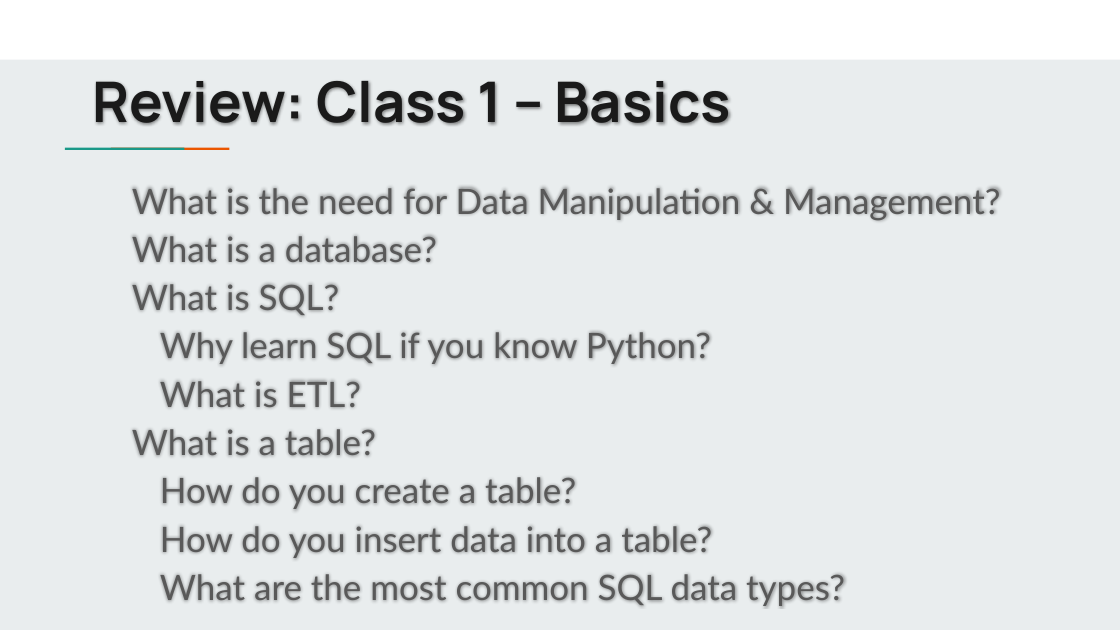
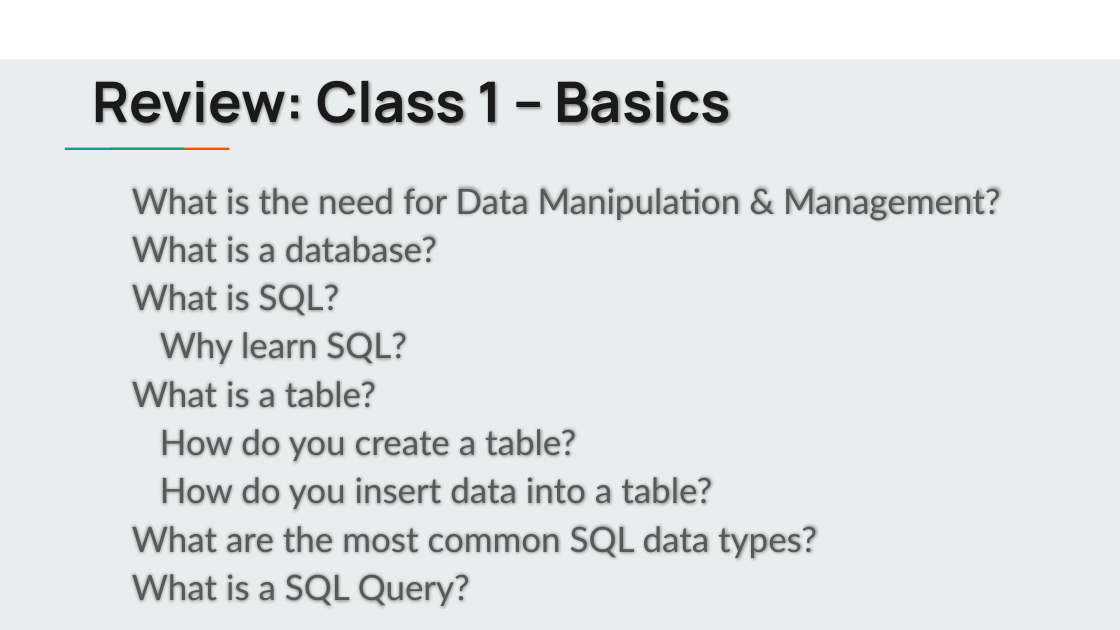
Before and after one commit to jbergmann56/OSDA-DataManipulationAndManagement, a slide deck: slide 2 of Lectures/(2) Writing Queries.pptx. Drawn at 1120x630 pixels with LibreOffice and Linux fonts; fonts in the diff are those of the drawing. Boxes give left, top, right and bottom in pixels: in the first picture for what was removed or moved away, otherwise in the second. Text is boxed around its words. In the diff, an @@ line names an element or a change of style, - is before the commit and + after.

Commit message:
Class Updates - 6/5/2020
Class Updates - 6/5/2020

```diff
--- a/Lectures/(2) Writing Queries.pptx
+++ b/Lectures/(2) Writing Queries.pptx
@@ subtitle at [132,284,817,606]: text changed @@
-What is SQL?
-Why learn SQL if you know Python?
-What is ETL?
-What is a table?
-How do you create a table?
-How do you insert data into a table?
-What are the most common SQL data types?
+What is SQL?
+Why learn SQL?
+What is a table?
+How do you create a table?
+How do you insert data into a table?
+What are the most common SQL data types?
+What is a SQL Query?
```
Also in this commit, not shown: 6 other slides changed, 1 slide added, 3 slides removed, 2 other files.
